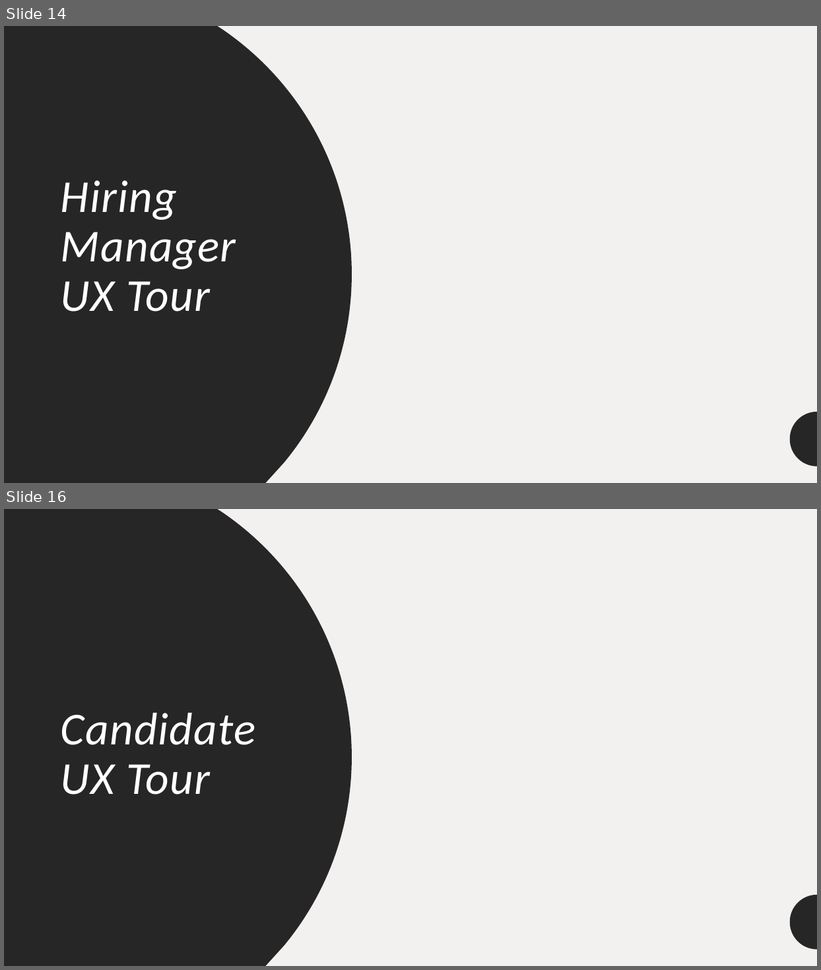
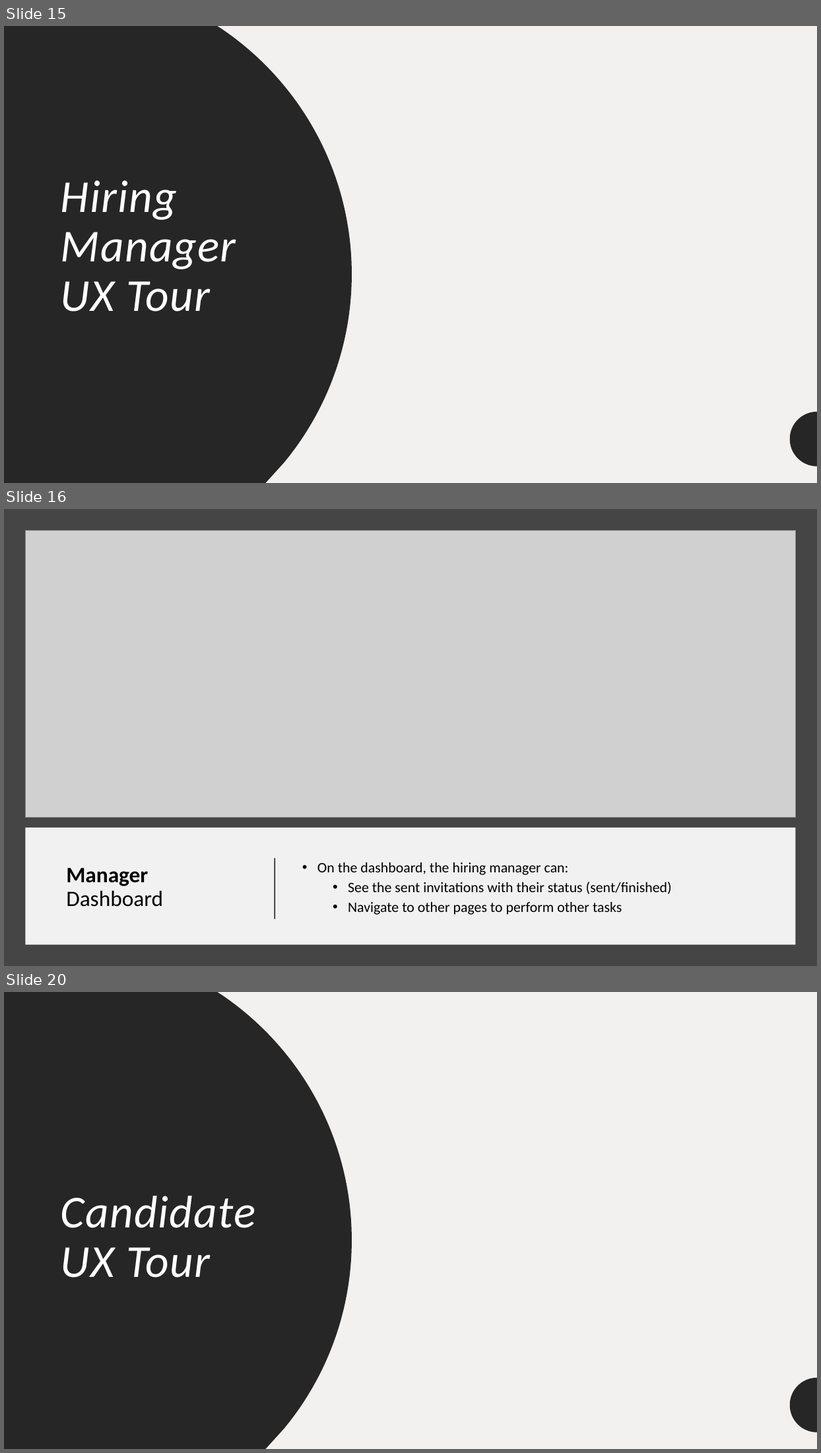
Before and after one commit to Moaaz-Mahmoud/Mini-Hiring-Platform, a slide deck: presentation/presentation.pptx. Shown one above the other, each under a label of ours: slides 14 and 16 before the commit, slides 15, 16 and 20 after it; the slides between them are not shown. The pictures are 821x970 and 821x1453 pixels, drawn with LibreOffice and Linux fonts; fonts in the diff are those of the drawing; grey boxes stand for pictures. Boxes give left, top, right and bottom in pixels: in the first picture for what was removed or moved away, otherwise in the second. Text is boxed around its words. In the diff, an @@ line names an element or a change of style, - is before the commit and + after.

```diff
--- a/presentation/presentation.pptx
+++ b/presentation/presentation.pptx
@@ slide 16 added at [4, 509, 817, 966], background #454545 @@
@@ picture added at [25, 530, 796, 818] @@
@@ rectangle added at [25, 828, 796, 945], fill #FFFFFF at 93% opacity @@
@@ line added from (275, 920) to (275, 859), #000000 1.5 pt @@
@@ text added at [318, 863, 672, 915], 17 pt, text #000000 @@
+• On the dashboard, the hiring manager can:
+  • See the sent invitations with their status (sent/finished)
+  • Navigate to other pages to perform other tasks
@@ title added at [66, 868, 163, 907], 26 pt, text #000000 @@
+Manager
+Dashboard
@@ what was slide 14 is now slide 15 @@
@@ what was slide 16 is now slide 20 @@
```
Also in this commit, not shown: 1 slide changed, 7 other slides added, 2 slides removed, 12 other files.
